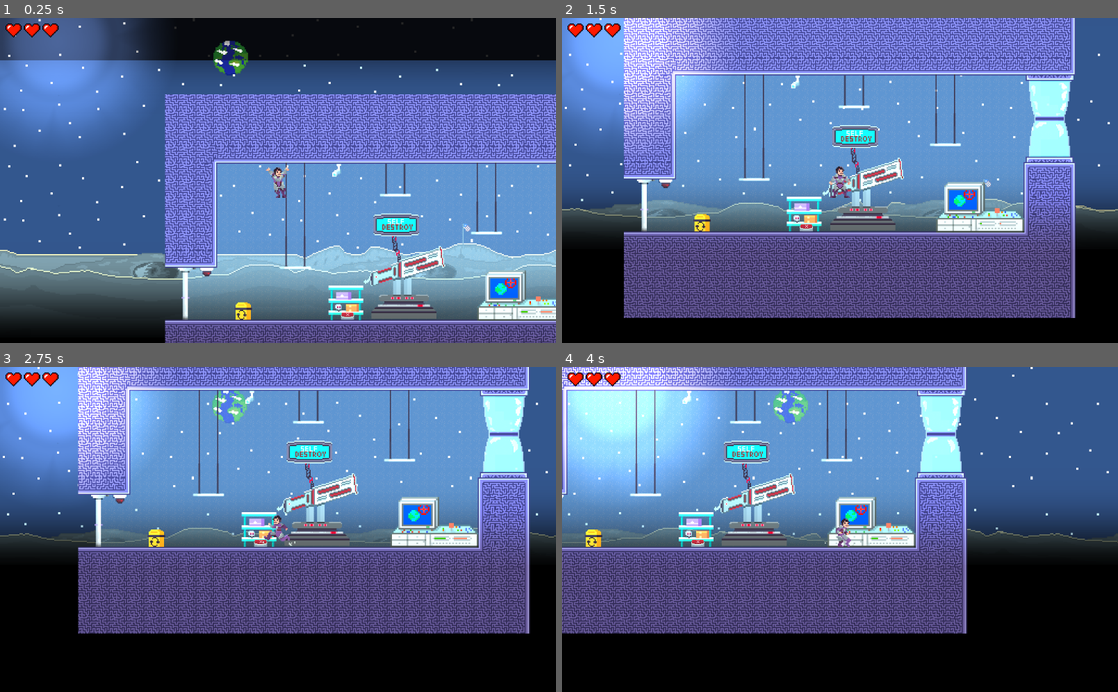
Above: before the commit, frames 1-4 (two rows, left to right).
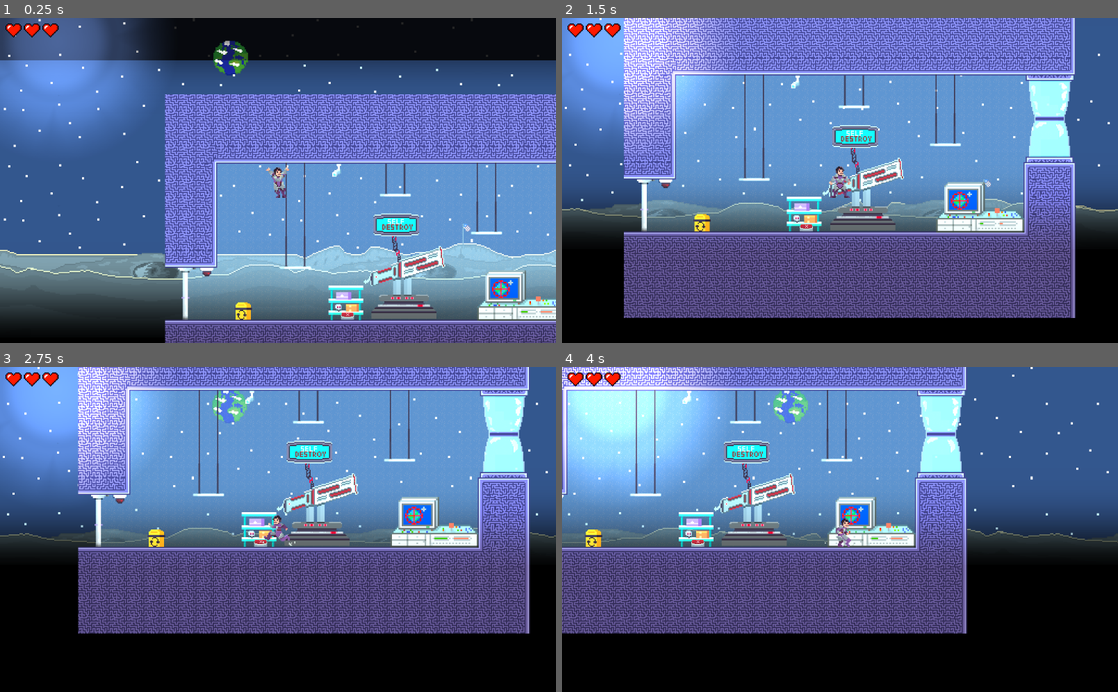
Above: after the commit, the same moments.

Repository: kukosek/mission-sacriffice
Game: Godot game, scene res://Scenes/BOSS/bossroom.tscn
Same seed, same stepped clock (60 frames per second), same inputs: the game is played once before the commit and once after it. This scene is started directly instead of the project's main scene. Sound files missing from this copy of the repository are replaced by a short silence.
Inputs (mouse positions are in pixels of both pictures, inside the frame that each line leads up to):
- Up to frame 1 (0.25 s): no input
- Up to frame 2 (1.5 s): tap Enter (ui_accept) at 0.5, 0.77 s; move the mouse to (962, 164) at 0.52 s; hold Right (ui_right) from 0.53 s (still down); click (962, 164) at 0.67 s; move the mouse to (728, 196) at 1.27 s
- Up to frame 3 (2.75 s): tap Enter (ui_accept) at 1.52 s; move the mouse to (333, 458) at 2.02 s; release Right (ui_right) at 2.03 s; hold Left (ui_left) from 2.03 s (still down)
- Up to frame 4 (4 s): move the mouse to (812, 594) at 2.77 s; release Left (ui_left) at 2.78 s; hold Right (ui_right) from 2.78 s (still down); click (812, 594) at 2.92 s; tap Enter (ui_accept) at 3.02, 3.77 s; move the mouse to (1006, 578) at 3.52 s

The runs differ from the first frame. In frame 1, 0.1% of the frame differs, in the area x 87-99%, y 80-89%; in frame 2, 0.1%, in the area x 69-80%, y 52-64%; in frame 3, 0.1%; in frame 4, 0.1%.

Commit message:
something

Diff:
--- a/Scenes/BOSS/bossroom.tscn
+++ b/Scenes/BOSS/bossroom.tscn
@@ -288,8 +288,8 @@
 position = Vector2( 735.391, 407.293 )
 scale = Vector2( 6, 6 )
 frames = SubResource( 23 )
-animation = "aim_moon"
-frame = 12
+animation = "aim_earth"
+frame = 11
 playing = true
 
 [editable path="Door"]
Not shown, removed: Scenes/BOSS/.panel.kra-autosave.kra
Not shown, added: Scenes/BOSS/panel-monitor-big.kra
Not shown, changed: Scenes/BOSS/panel.kra
Not shown, added: Scenes/BOSS/panel.kra~
